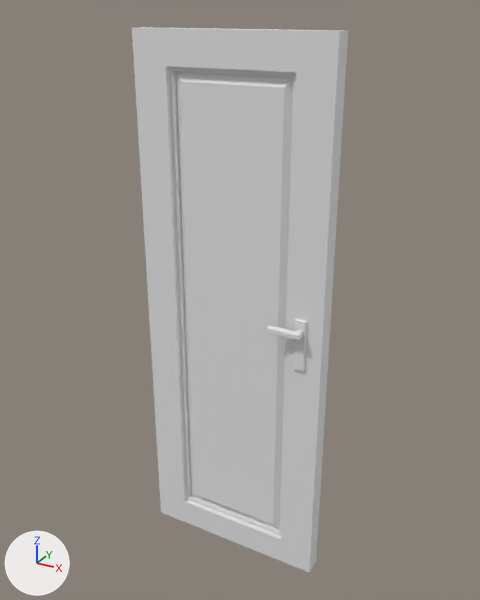
Two versions of the FBX model Assets/FBX/Door.fbx, one commit apart.
Camera for both pictures: a camera (50 mm lens) standing at (1.663, -2.218, 2.384) and looking at (0.417, 0.048, 1.251). The axes (+X, +Y, +Z) are drawn at lower left. The lights are the same throughout. Where no turn or scale is listed for an object, it has been applied to the vertices.

In view in the first picture: 'door', 'doorHandle'.
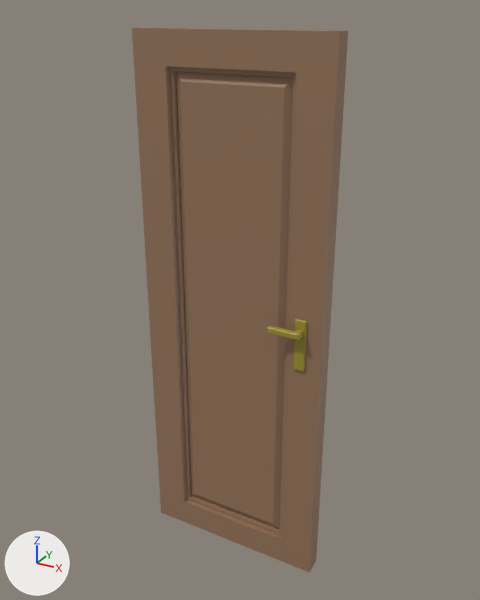
Location of each change, (x1, y1, x2, y2) in pixels of the pictures (480 x 600 px):
'doorHandle', deleted
    before: (267, 325, 303, 340)
part 1 of me_cube, added
    after: (267, 325, 303, 340)
part 2 of me_cube, recoloured (grey to brown)
    both: (132, 27, 348, 572)
part 3 of me_cube, recoloured (grey to yellow)
    both: (293, 319, 307, 372)

The edits, one by one:
Material 'HandleMat' (mat_handlemat) is new.
Its base color is (0.359, 0.29, 0.0313) (yellow #a29331).
Material 'DoorMat' (mat_doormat) is new.
Its base color is (0.311, 0.183, 0.109) (brown #97775d).
me_cube is used by ob_door; location (0.0, 0.0, 0.0).
me_cube had 72 vertices, 66 faces and spanned x 0.0..0.83, y -0.05..0.05, z 0.0..2.32.
me_cube now has 144 vertices, 134 faces and spans x 0.0..0.83, y -0.09..0.09, z 0.0..2.32.
me_cube part 1: a new loose piece of 36 vertices spanning x 0.61..0.75, y -0.09..-0.05, z 1.2..1.23, in mat_handlemat (yellow #a19332).
me_cube part 2: 46 faces spanning x 0.0..0.83, y -0.04..0.04, z 0.0..2.32 switch from no material to mat_doormat (brown #97775d).
me_cube part 3: 20 faces spanning x 0.72..0.76, y -0.05..0.05, z 1.05..1.27 switch from no material to mat_handlemat (yellow #a19332).
Object 'doorHandle' (ob_doorhandle) is deleted.
